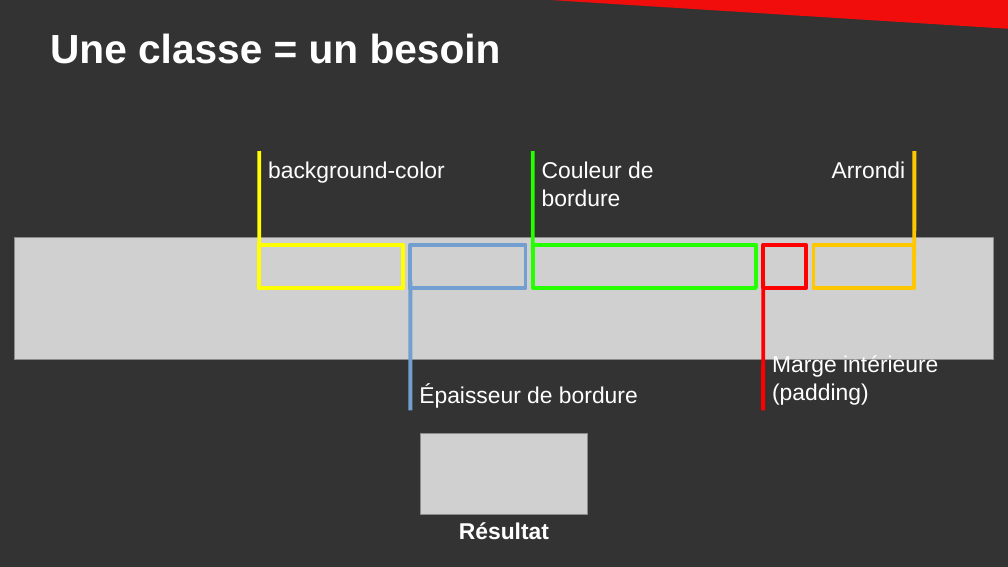
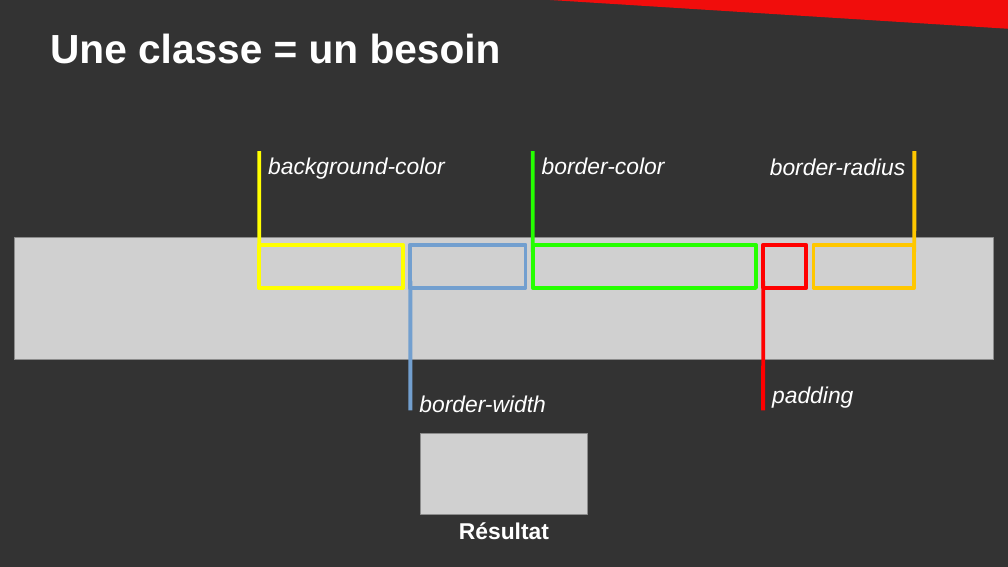
Before and after one commit to DanYellow/cours, a slide deck: slide 16 of integration-web-s2/cours-magistraux/numero-1/presentation.odp. Drawn at 1008x567 pixels with LibreOffice and Linux fonts; fonts in the diff are those of the drawing; grey boxes stand for pictures. Boxes give left, top, right and bottom in pixels: in the first picture for what was removed or moved away, otherwise in the second. Text is boxed around its words. In the diff, an @@ line names an element or a change of style, - is before the commit and + after.

```diff
--- a/integration-web-s2/cours-magistraux/numero-1/presentation.odp
+++ b/integration-web-s2/cours-magistraux/numero-1/presentation.odp
@@ text "background-color" at (268,157,445,179): italic on @@
@@ text at (542,157,665,174): text changed; italic on @@
-Couleur de
-bordure
+border-color
@@ text at (770,158,905,176): text changed; italic on @@
-Arrondi
+border-radius
@@ text "padding" at (772,386,853,408): vertical alignment top to bottom @@
@@ text at (772,386,853,408): text changed; italic on @@
-Marge intérieure
-(padding)
+padding
@@ text at (419,395,546,413): text changed; italic on @@
-Épaisseur de bordure
+border-width
```
Also in this commit, not shown: 2 other slides changed, 1 other file.
